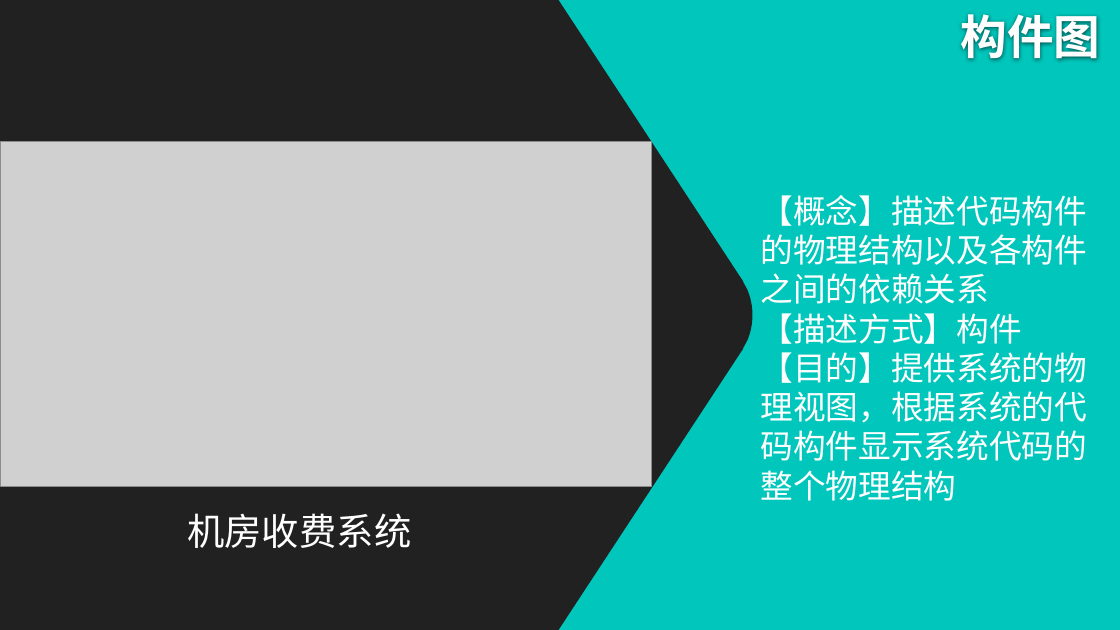
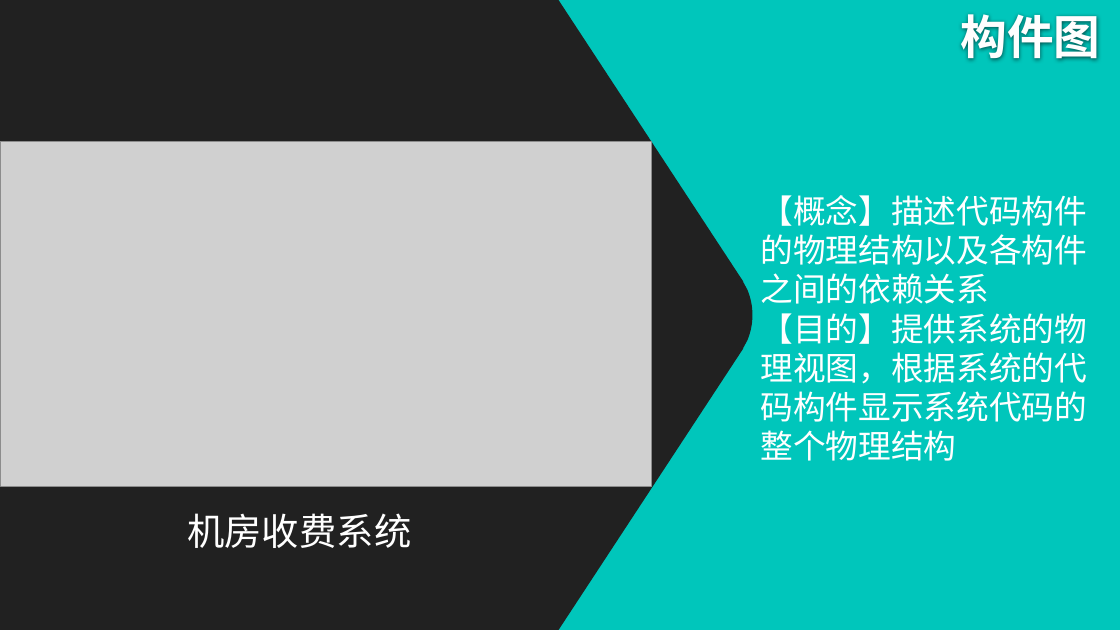
Before and after one commit to twn422/PRD2017, a slide deck: slide 20 of PRD-2017-G24/STW/非受控文件/翻转课堂作业/UML概述/UML概述.pptx (slide 19 before the commit). Drawn at 1120x630 pixels with LibreOffice and Linux fonts; fonts in the diff are those of the drawing; grey boxes stand for pictures; background and template pictures are left out. Boxes give left, top, right and bottom in pixels: in the first picture for what was removed or moved away, otherwise in the second. Text is boxed around its words. In the diff, an @@ line names an element or a change of style, - is before the commit and + after.

```diff
--- a/PRD-2017-G24/STW/非受控文件/翻转课堂作业/UML概述/UML概述.pptx
+++ b/PRD-2017-G24/STW/非受控文件/翻转课堂作业/UML概述/UML概述.pptx
@@ text at bbox=[761, 313, 1022, 344]: paragraph removed @@
-【描述方式】构件
```
Also in this commit, not shown: 9 other slides changed, 2 slides added, 4 other files.
